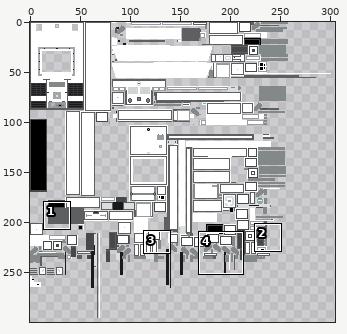
Two states of a sprite sheet, doodle tank Resources/textures/entity/tiger_1/default.png. Above, an overview of the earlier version with the close-up marked.
Close-up. Before the edit:
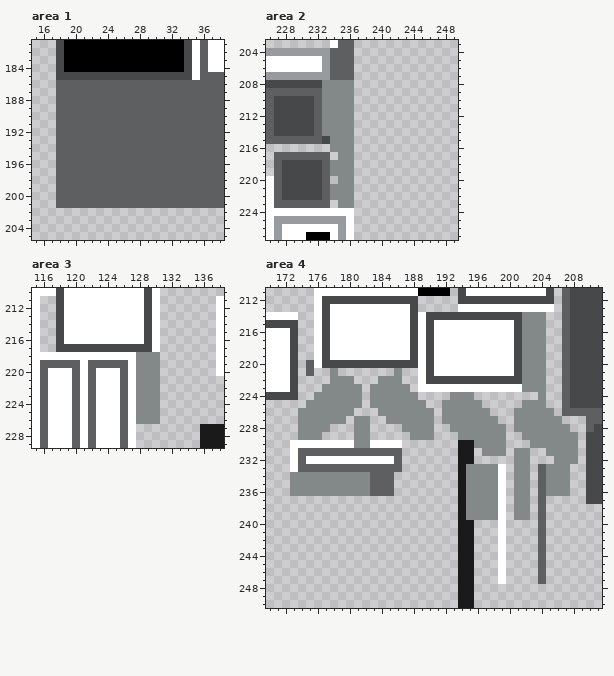
The file is 512x512 pixels. Colours within 5 levels of each other are drawn and written as one. Shown: area 1: x 15..38, y 181..205; area 2: x 226..249, y 203..227; area 3: x 115..138, y 210..229; area 4: x 170..211, y 211..250. The wide view leaves out empty margins. The commit also changed other parts of the picture, which this record leaves out.
New version:
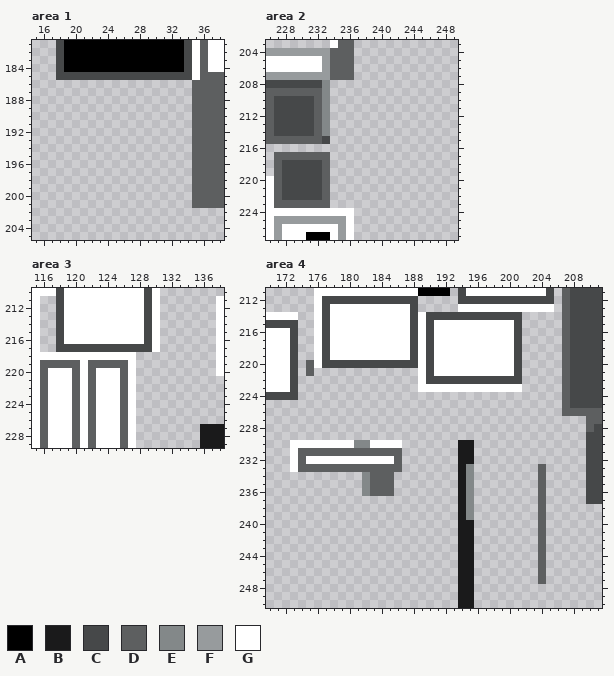
Palette (. is transparent): A #000000  B #1a1a1b  C #464849  D #5d5f60  E #838889  F #979b9d  G #ffffff
What changed:
Changed rows in their new state; - is an unchanged pixel.
Area 1:
first column x 18:
186 .................
187 .................
188 .................
189 .................
190 .................
191 .................
192 .................
193 .................
194 .................
195 .................
196 .................
197 .................
198 .................
199 .................
200 .................
201 .................
Area 2:
first column x 234:
208 ...
209 ...
210 ...
211 ...
212 ...
213 ...
214 ...
215 ...
216 ...
217 -..
218 ...
219 ...
220 -..
221 ...
222 ...
223 -..
Area 3:
first column x 128:
218 ...
219 ...
220 ...
221 ...
222 ...
223 ...
224 ...
225 ...
226 ...
Area 4:
first column x 173:
214 -----------------------------...----
215 -----------------------------...----
216 -----------------------------...----
217 -----------------------------...----
218 -----------------------------...----
219 -----------------------------...----
220 -----------------------------...----
221 -----.-------.---------------...----
222 -----...---...---------------...----
223 ----.....-.....--------------...----
224 ---......-......----...--------.----
225 --.......-.......--.....-----...----
226 -.......---.......-......---.....---
227 -......-..--......-.......--......--
228 -....---..----....--.......-.......-
229 -...----..-----...---......--.......
230 -----------------------....---......
231 ------------------------...-..--....
232 ----------------------------..---...
233 -----------------------....-..--...-
234 .........--------------....-..--...-
235 .........--------------....-..--...-
236 .........--------------....-..--...-
237 -----------------------....-..------
238 -----------------------....-..------
239 -----------------------....-..------
240 --------------------------.---------
241 --------------------------.---------
242 --------------------------.---------
243 --------------------------.---------
244 --------------------------.---------
245 --------------------------.---------
246 --------------------------.---------
247 --------------------------.---------
